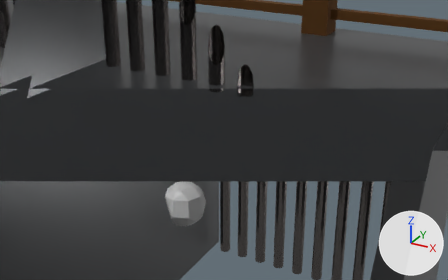
What one commit did to the Blender file Assets/Assets/ENIVRONMENT/brokefence.blend.
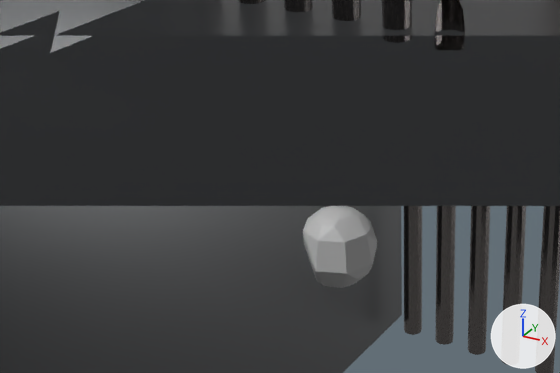
The first picture shows the older version from a camera (50 mm lens) standing at (5.363, -2.135, 3.857) and looking at (4.146, 0.076, 2.751). The close-ups show the older and then the newer version on the part from 0% to 68% of the width and 25% to 97% of the height of that picture. Only the edits that show in the close-ups are written down. The lights are fixed; the arrows at lower right show +X, +Y and +Z. Everything nearer to the camera than a plane just in front of the edit is cut away.

In view in the first close-up: 'Platform', 'Sphere', 'cellA5.001', 'cellA5.002', 'cellBlock A.001', 'cellBlock A.002'.
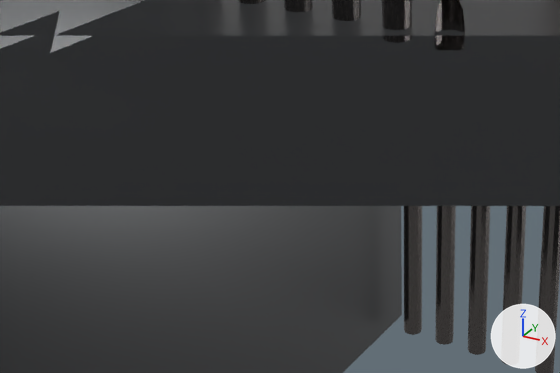
Boxes [x1, y1, x2, y2] around the edits, measured in the close-ups (560 x 373 px):
'Sphere', deleted: before [303, 206, 377, 288]

The edits, one by one:
Object 'Sphere' (ob_sphere) is deleted.
